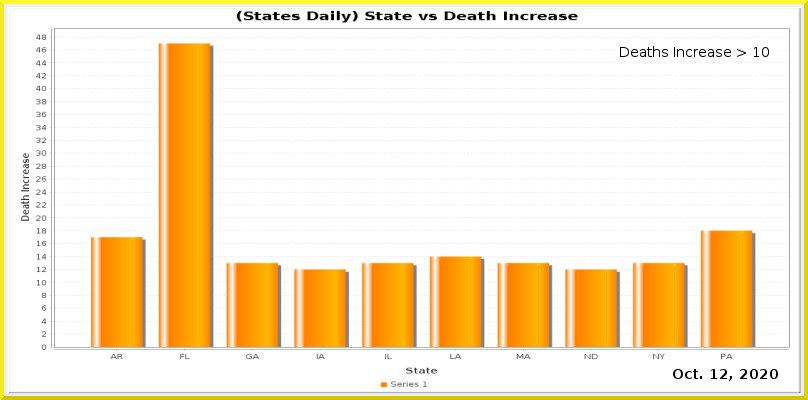
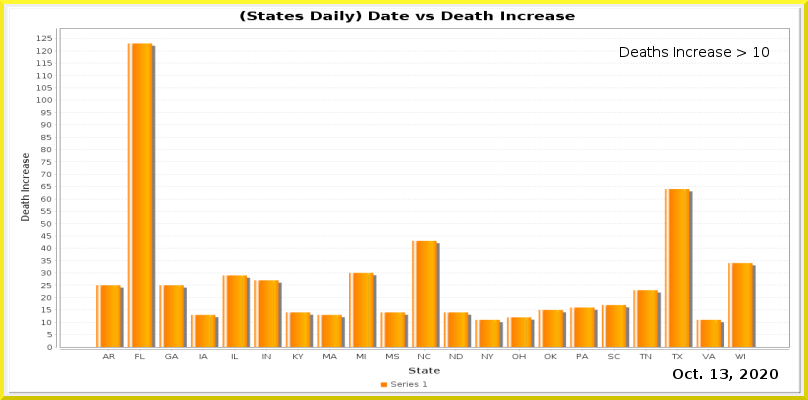
Before/after of a 808×400 layered artwork. What changed in the layer stack:
painted on "Current Date" over [720, 369, 728, 379]
painted on "Date_vs_TestIncrease.png" over [36, 10, 789, 374]
